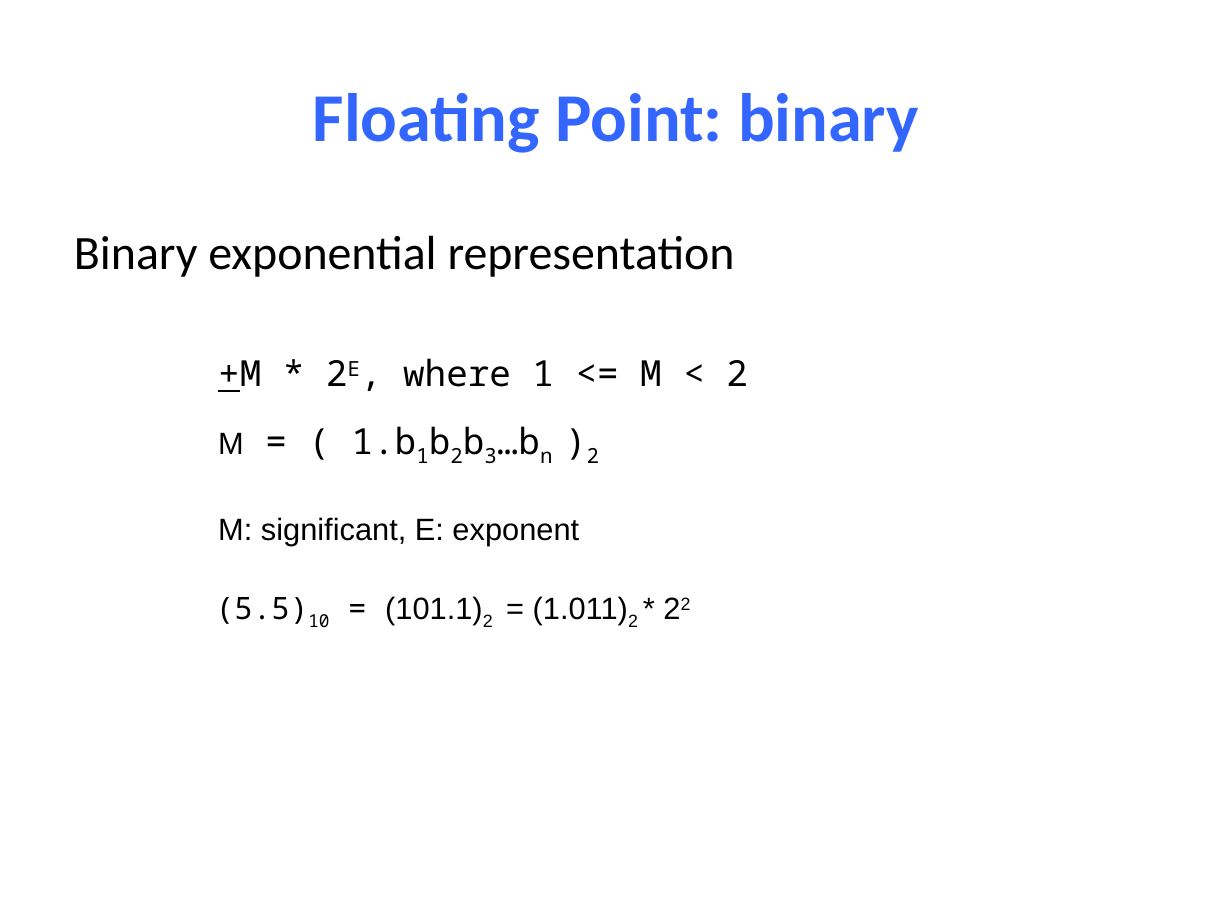
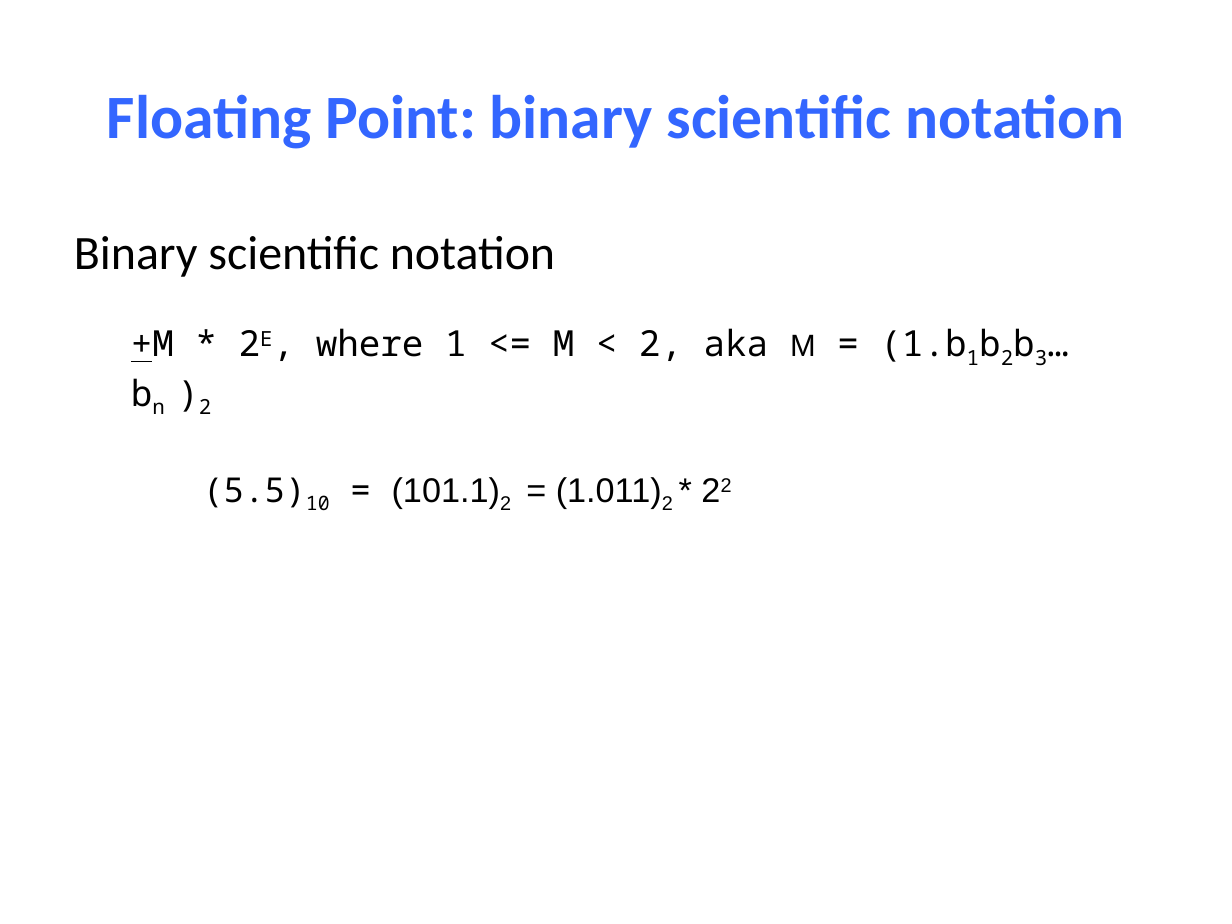
Before and after one commit to NYU-CSO/nyu-cso.github.io, a slide deck: slide 13 of notes/03-floats.pptx (slide 17 before the commit). Drawn at 1232x924 pixels with LibreOffice and Linux fonts; fonts in the diff are those of the drawing. Boxes give left, top, right and bottom in pixels: in the first picture for what was removed or moved away, otherwise in the second. Text is boxed around its words. In the diff, an @@ line names an element or a change of style, - is before the commit and + after.

```diff
--- a/notes/03-floats.pptx
+++ b/notes/03-floats.pptx
@@ title at <box>107,94,1124,149</box>: text changed; size 40 to 36 pt @@
-Floating Point: binary
+Floating Point: binary scientific notation
@@ text at <box>74,236,555,277</box>: text changed @@
-Binary exponential representation
+Binary scientific notation
@@ text at <box>131,328,1014,365</box>: text changed @@
-+M * 2E, where 1 <= M < 2
-M = ( 1.b1b2b3…bn )2
-M: significant, E: exponent
++M * 2E, where 1 <= M < 2, aka M = (1.b1b2b3…bn )2
@@ text "(5.5)10 = (101.1)2 = (1.011)2 ...": place and size @@
-text "(5.5)10 = (101.1)2 = (1.011)2 ..." at <box>216,596,638,627</box>
+text "(5.5)10 = (101.1)2 = (1.011)2 ..." at <box>203,477,673,511</box>
@@ text "(5.5)10 = (101.1)2 = (1.011)2 ..." at <box>203,477,673,511</box>: size 18 to 20 pt @@
```
Also in this commit, not shown: 21 other slides changed, 5 slides added, 20 slides removed, 1 other file.
